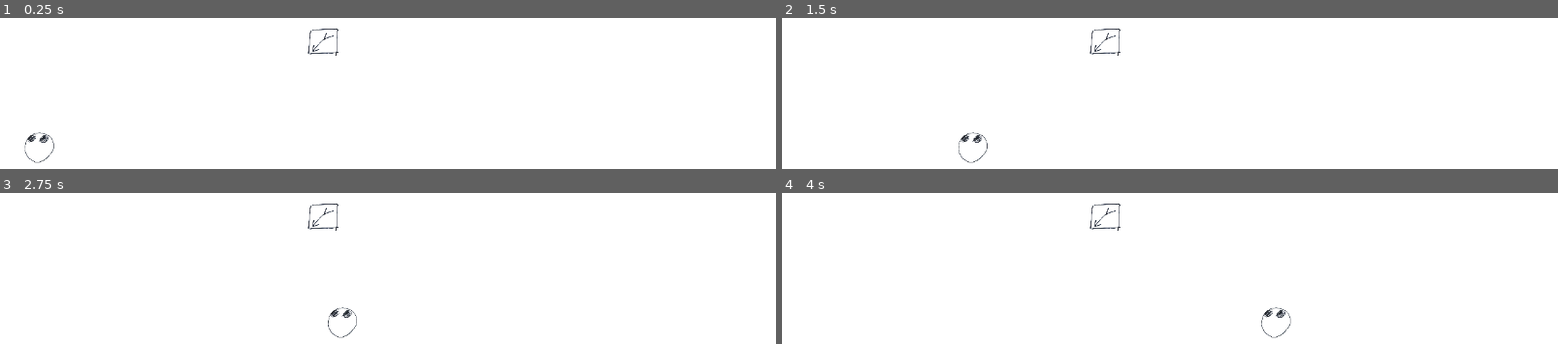
Above: before the commit, frames 1-4 (two rows, left to right).
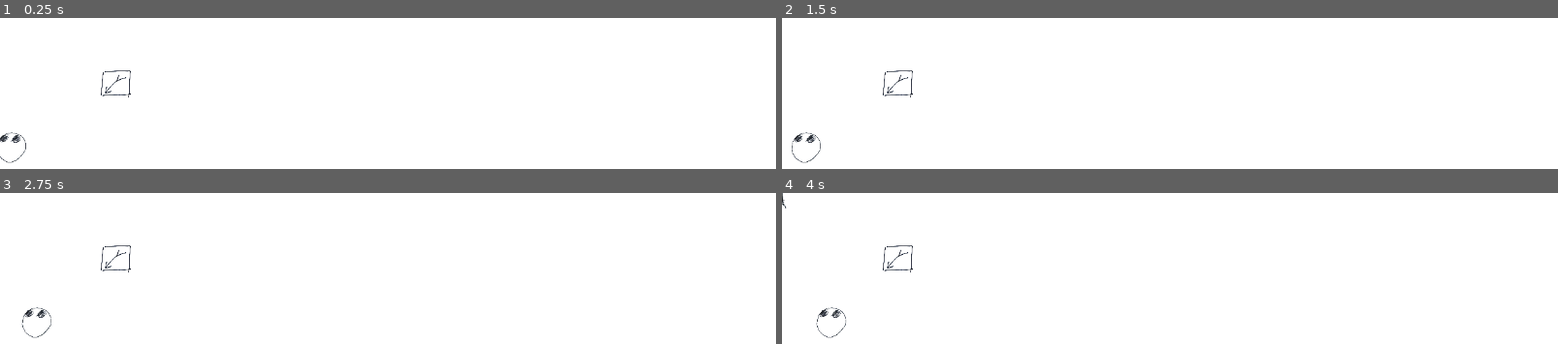
Above: after the commit, the same moments.

Repository: OzuYatamutsu/notebook-tower-defense
Game: Godot game, scene res://levels/test_level.tscn
Same seed, same stepped clock (60 frames per second), same inputs: the game is played once before the commit and once after it.
Inputs:
- Up to frame 1 (0.25 s): no input
- Up to frame 2 (1.5 s): no input
- Up to frame 3 (2.75 s): no input
- Up to frame 4 (4 s): no input

The runs differ from the first frame. In frame 1, 0.6% of the frame differs, in the area x 0-44%, y 7-97%; in frame 2, 0.6%; in frame 3, 0.6%; in frame 4, 0.7%, in the area x 0-66%, y 0-97%.

Commit message:
Modify mob speed

Diff:
--- a/levels/test_level.tscn
+++ b/levels/test_level.tscn
@@ -25,7 +25,7 @@
 scale = Vector2(0.1, 0.1)
 
 [node name="ArrowTower" parent="viewport/towers" instance=ExtResource("2_vsgju")]
-position = Vector2(5330, 400)
+position = Vector2(1910, 1090)
 
 [node name="projectiles" type="Node2D" parent="viewport" groups=["projectiles"]]
 scale = Vector2(0.1, 0.1)
--- a/mobs/basic.gd
+++ b/mobs/basic.gd
@@ -1,2 +1,6 @@
 class_name Basic
 extends Mob
+
+func _ready():
+    self.HP = 100.0
+    self.SPEED = 1000.0
--- a/mobs/mob.gd
+++ b/mobs/mob.gd
@@ -1,11 +1,11 @@
 class_name Mob
 extends CharacterBody2D
 
-@export var HP = 100.0
-@export var SPEED = 200.0
+@export var HP: float
+@export var SPEED: float
 
 func _physics_process(delta: float) -> void:
-    velocity = get_next_direction() * SPEED
+    velocity = get_next_direction() * delta * SPEED
     move_and_slide()
 
 func get_next_direction() -> Vector2:
